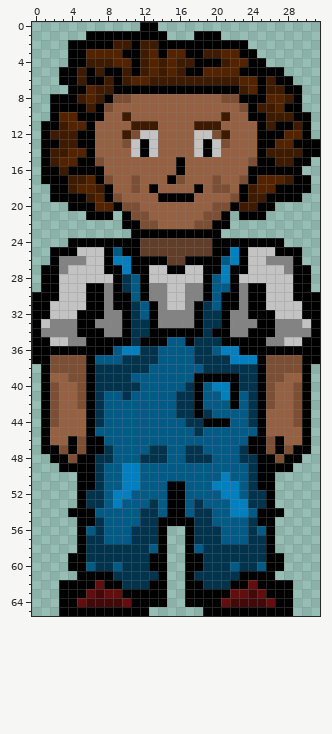
Two states of a sprite sheet, world-quest/Art/Characters/NPCs/NPC1.png. Above: the version before the commit.
The file is 32x66 pixels.
Once edited:
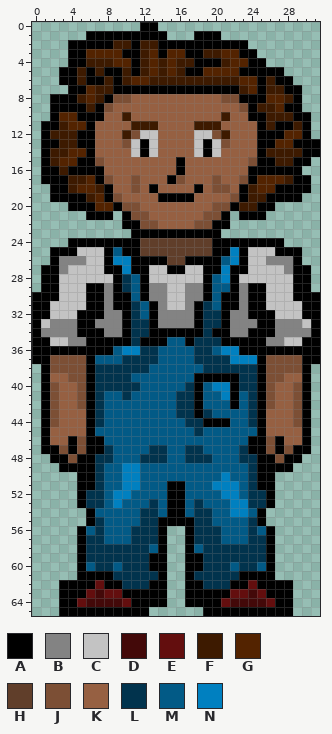
Palette (. is transparent): A #000000  B #838383  C #c3c3c3  D #430909  E #630e0e  F #3d1a00  G #532300  H #603e2a  J #7c4f35  K #966042  L #01334d  M #025a86  N #0080c0
Difference:
{"y":54,"x":4,"old":"AA","new":".."}
{"y":54,"x":26,"old":"AA","new":".."}
{"y":55,"x":5,"old":"A","new":"."}
{"y":55,"x":26,"old":"A","new":"."}
{"y":59,"x":4,"old":"A","new":"."}
{"y":59,"x":27,"old":"A","new":"."}
{"y":60,"x":4,"old":"A","new":"."}
{"y":60,"x":27,"old":"A","new":"."}
{"label":"erased","picture_box":[68,508,86,571]}
{"label":"erased","picture_box":[266,508,284,571]}
